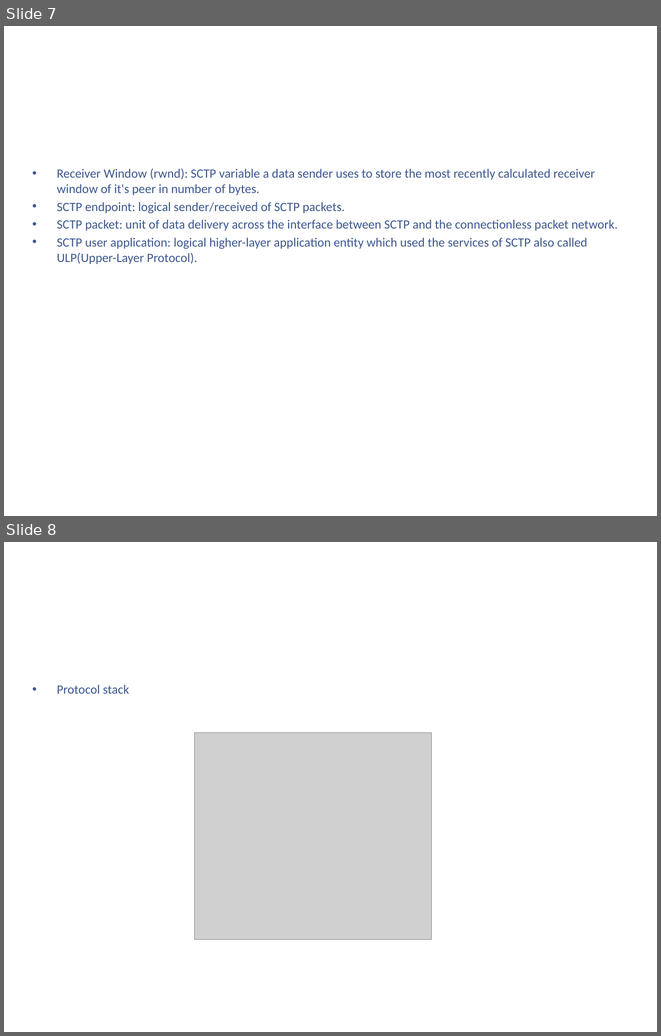
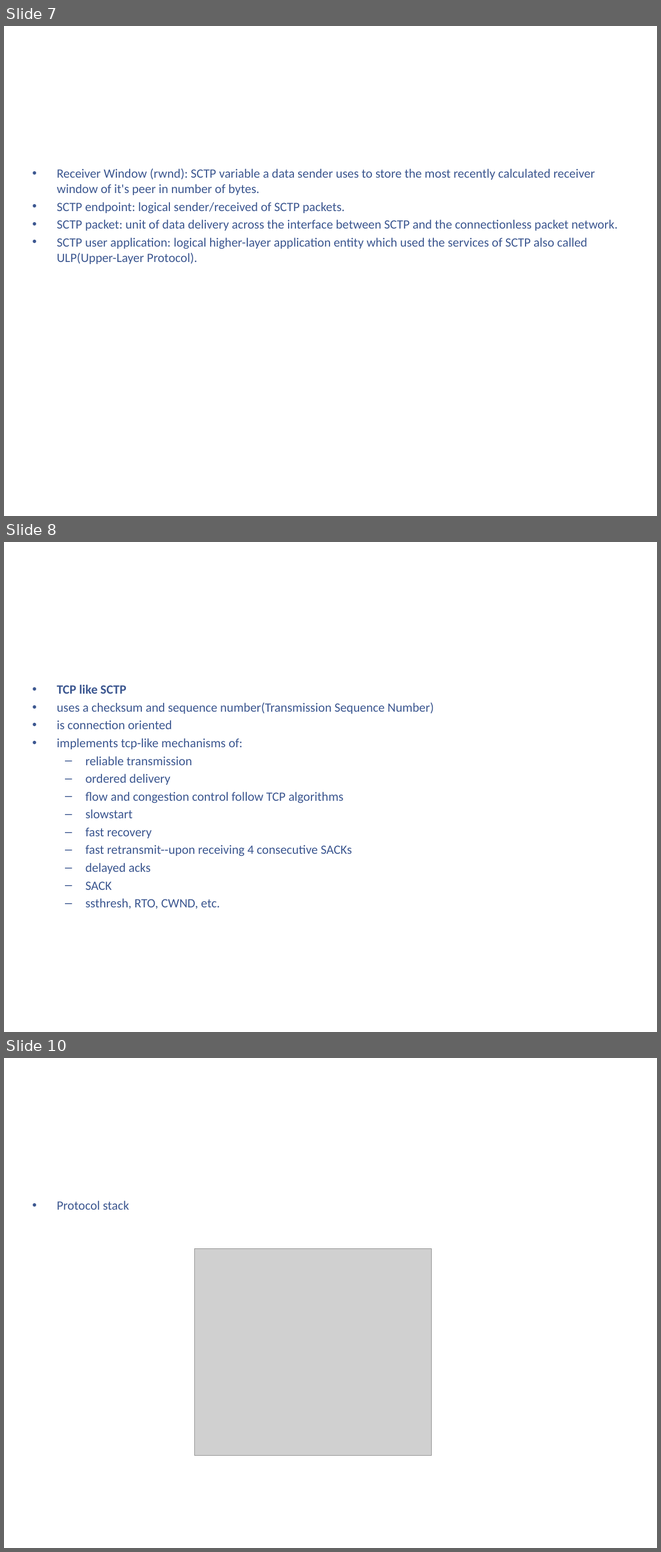
Before and after one commit to kenshincommon/ppts, a slide deck: Presentations/SCTP/SCTP.pptx. Shown one above the other, each under a label of ours: slides 7 and 8 before the commit, slides 7, 8 and 10 after it; the slides between them are not shown. The pictures are 661x1036 and 661x1552 pixels, drawn with LibreOffice and Linux fonts; fonts in the diff are those of the drawing; grey boxes stand for pictures; background and template pictures are left out. Boxes give left, top, right and bottom in pixels: in the first picture for what was removed or moved away, otherwise in the second. Text is boxed around its words. In the diff, an @@ line names an element or a change of style, - is before the commit and + after.

Commit message:
updated SCTP ppt

```diff
--- a/Presentations/SCTP/SCTP.pptx
+++ b/Presentations/SCTP/SCTP.pptx
@@ slide 8 added at [4,542,657,1032], background picture (left out) @@
@@ title added at [37,562,624,643], 44 pt, text #FFFFFF @@
+TCP vs SCTP
@@ text added at [57,685,434,909], 14 pt, text #3C5790 @@
+• TCP like SCTP
+• uses a checksum and sequence number(Transmission Sequence Number)
+• is connection oriented
+• implements tcp-like mechanisms of:
+  – reliable transmission
+  – ordered delivery
+  – flow and congestion control follow TCP algorithms
+  – slowstart
+  – fast recovery
+  – fast retransmit--upon receiving 4 consecutive SACKs
+  – delayed acks
+  – SACK
+  – ssthresh, RTO, CWND, etc.
@@ what was slide 8 is now slide 10 @@
```
Also in this commit, not shown: 1 slide changed, 1 other slide added.
